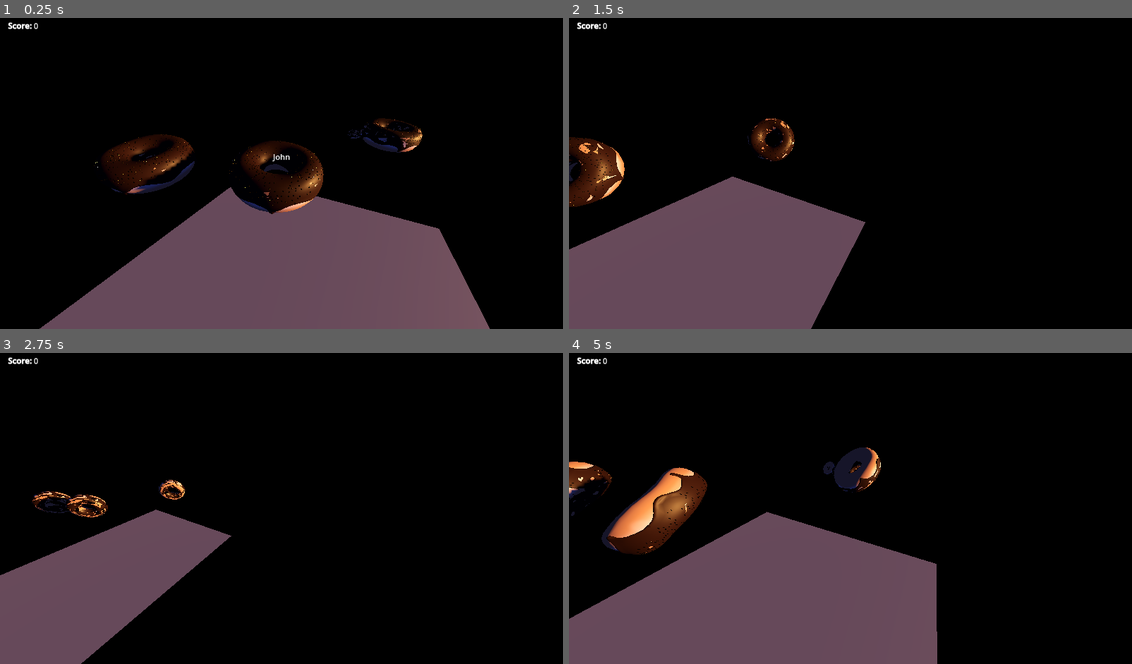
Above: before the commit, frames 1-4 (two rows, left to right).
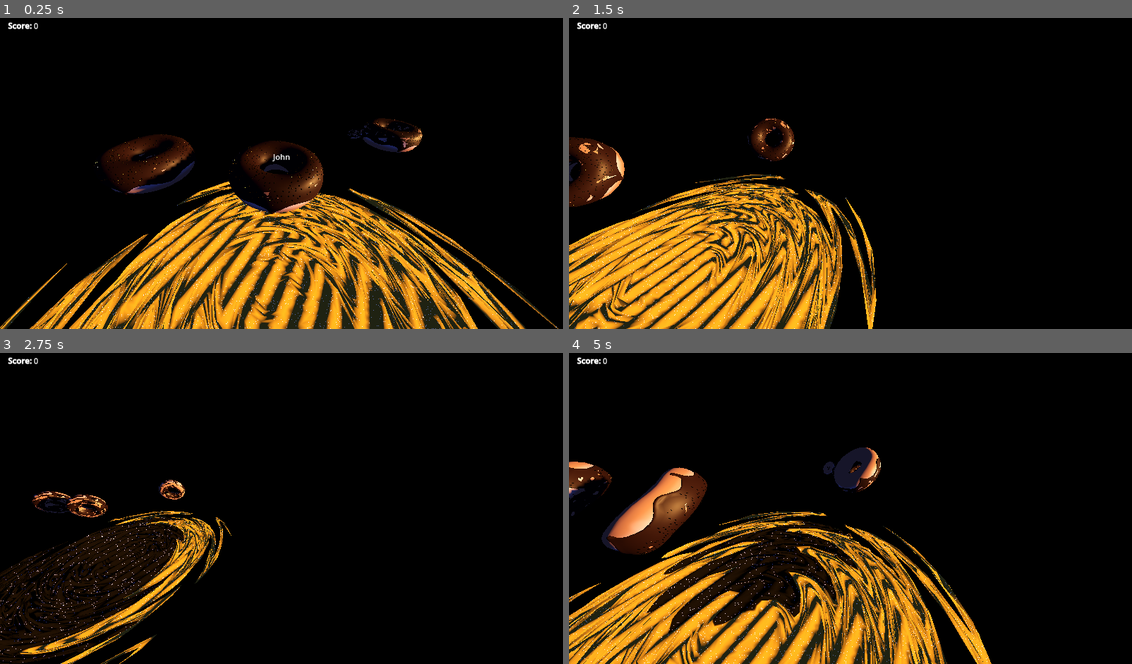
Above: after the commit, the same moments.

Repository: michalwa/maybe-godot
Game: Godot game, scene res://levels/main.tscn
The game is run twice, just before and just after one commit, with the same random seed, the same clock (stepped at 60 frames per second) and the same inputs.
Inputs (mouse positions are in pixels of both pictures, inside the frame that each line leads up to):
- Up to frame 1 (0.25 s): no input
- Up to frame 2 (1.5 s): move the mouse to (850, 27) at 0.52 s; press the mouse at (850, 27) at 0.53 s; hold D (move_right) 0.53-1.28 s; move the mouse to (850, 39) at 1.27 s; release the mouse at (850, 39) at 1.28 s; hold S (move_back) from 1.28 s (still down); click (850, 39) at 1.35 s
- Up to frame 3 (2.75 s): move the mouse to (337, 436) at 2.02 s; release S (move_back) at 2.03 s; press the mouse at (337, 436) at 2.03 s; hold D (move_right) from 2.03 s (still down)
- Up to frame 4 (5 s): move the mouse to (822, 567) at 2.77 s; release D (move_right) at 2.78 s; release the mouse at (822, 567) at 2.78 s; hold W (move_forward) 2.78-3.53 s; click (822, 567) at 2.85 s; move the mouse to (1019, 552) at 3.52 s; press the mouse at (1019, 552) at 3.53 s; hold A (move_left) from 3.53 s (still down); move the mouse to (681, 458) at 4.27 s; release the mouse at (681, 458) at 4.28 s; click (681, 458) at 4.35 s

The runs differ from the first frame. In frame 1, 26% of the frame differs, in the area x 0-100%, y 52-100%; in frame 2, 21%; in frame 3, 12%; in frame 4, 25%.

Commit message:
random goofy ass shader

Diff:
--- a/levels/main.tscn
+++ b/levels/main.tscn
@@ -1,10 +1,11 @@
-[gd_scene load_steps=12 format=3 uid="uid://ckkowk641jixe"]
+[gd_scene load_steps=13 format=3 uid="uid://ckkowk641jixe"]
 
 [ext_resource type="Script" uid="uid://c0vpfb7ga6l01" path="res://scripts/player.gd" id="1_ifaiv"]
 [ext_resource type="PackedScene" uid="uid://clcw7rxtmjpa5" path="res://components/rotating_donut.tscn" id="1_wdj6m"]
 [ext_resource type="Script" uid="uid://dsbj602dichof" path="res://scripts/interaction_dispatcher.gd" id="2_5k4jt"]
 [ext_resource type="Script" uid="uid://dclpvhe66upb2" path="res://scripts/inventory.gd" id="4_ifaiv"]
 [ext_resource type="PackedScene" uid="uid://c362txc8wkpae" path="res://components/hud.tscn" id="4_m1504"]
+[ext_resource type="Material" uid="uid://ce2h804gka8nx" path="res://materials/test_material.tres" id="6_5k4jt"]
 
 [sub_resource type="CameraAttributesPractical" id="CameraAttributesPractical_ifaiv"]
 dof_blur_far_enabled = true
@@ -29,7 +30,10 @@
 size = Vector3(10, 10, 10)
 
 [sub_resource type="PlaneMesh" id="PlaneMesh_ifaiv"]
+material = ExtResource("6_5k4jt")
 size = Vector2(10, 10)
+subdivide_width = 64
+subdivide_depth = 64
 
 [node name="Root" type="Node3D"]
 
@@ -87,4 +91,5 @@
 
 [node name="MeshInstance3D" type="MeshInstance3D" parent="."]
 transform = Transform3D(1, 0, 0, 0, 1, 0, 0, 0, 1, 0, -4, 0)
+material_override = ExtResource("6_5k4jt")
 mesh = SubResource("PlaneMesh_ifaiv")
--- /dev/null
+++ b/materials/test_material.gdshader
@@ -0,0 +1,30 @@
+shader_type spatial;
+void vertex() {
+    float r = length(VERTEX.xz);
+    float swirl_angle = 0.5 * sin(TIME * 2.0 + r * 5.0);
+    mat2 swirl = mat2(vec2(cos(swirl_angle), -sin(swirl_angle)), vec2(sin(swirl_angle), cos(swirl_angle)));
+    VERTEX.xz = swirl * VERTEX.xz;
+    NORMAL.xz = swirl * NORMAL.xz;
+    float wave = sin(VERTEX.x * 10.0 + TIME) * 0.1;
+    VERTEX.y += wave;
+    float d_wave_dx = cos(VERTEX.x * 10.0 + TIME) * 10.0 * 0.1;
+    vec3 wave_normal = normalize(vec3(-d_wave_dx, 1.0, 0.0));
+    NORMAL = normalize(NORMAL + wave_normal);
+}
+float circle(vec2 uv, vec2 center, float radius, float smoothness) {
+    float d = length(uv - center);
+    return smoothstep(radius, radius - smoothness, d);
+}
+void fragment() {
+    vec2 uv = UV;
+    float t = TIME;
+    vec3 col = vec3(0.0);
+    float burst = mod(t, 1.5);
+    vec2 center = vec2(0.5 + 0.3*sin(t * 2.0), 0.5 + 0.3*cos(t * 2.0));
+    float r = burst * 0.5;
+    float firework = 1.0 - circle(uv, center, r, 0.005);
+    col += vec3(1.0, 0.8, 0.2) * firework;
+    float star = step(0.98, fract(sin(dot(uv * 50.0, vec2(12.9898, 78.233))) * 43758.5453));
+    col += vec3(1.0) * star;
+    ALBEDO = col;
+}
--- /dev/null
+++ b/materials/test_material.tres
@@ -0,0 +1,7 @@
+[gd_resource type="ShaderMaterial" load_steps=2 format=3 uid="uid://ce2h804gka8nx"]
+
+[ext_resource type="Shader" uid="uid://b3ucwljtjkbmk" path="res://materials/test_material.gdshader" id="1_nyi00"]
+
+[resource]
+render_priority = 0
+shader = ExtResource("1_nyi00")
Not shown, added: materials/test_material.gdshader.uid
